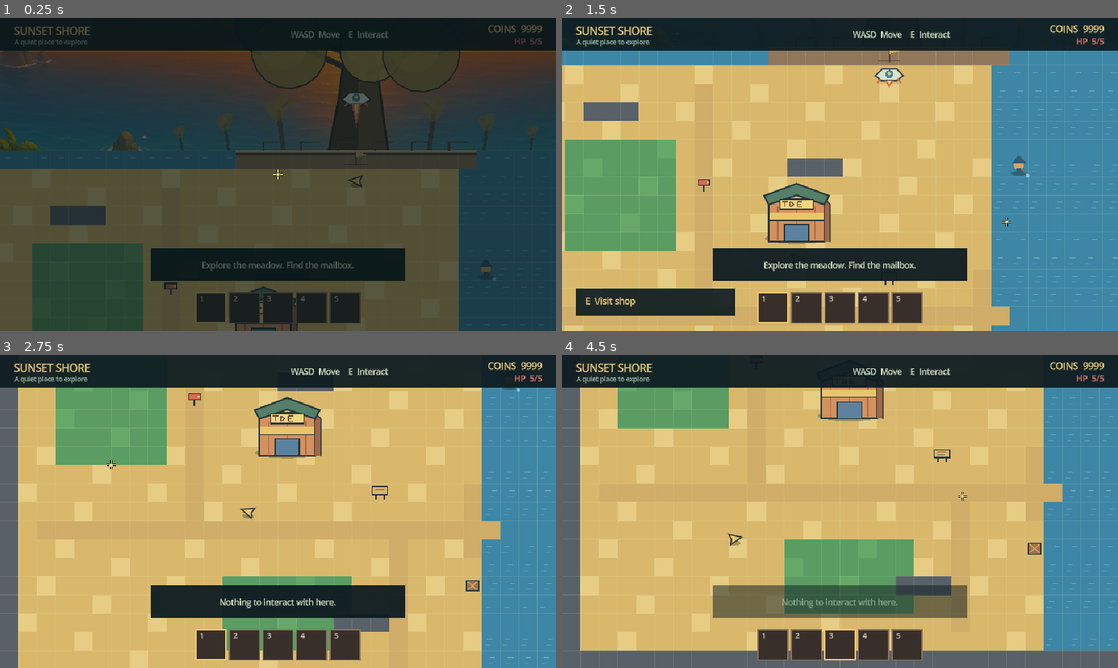
Above: before the commit, frames 1-4 (two rows, left to right).
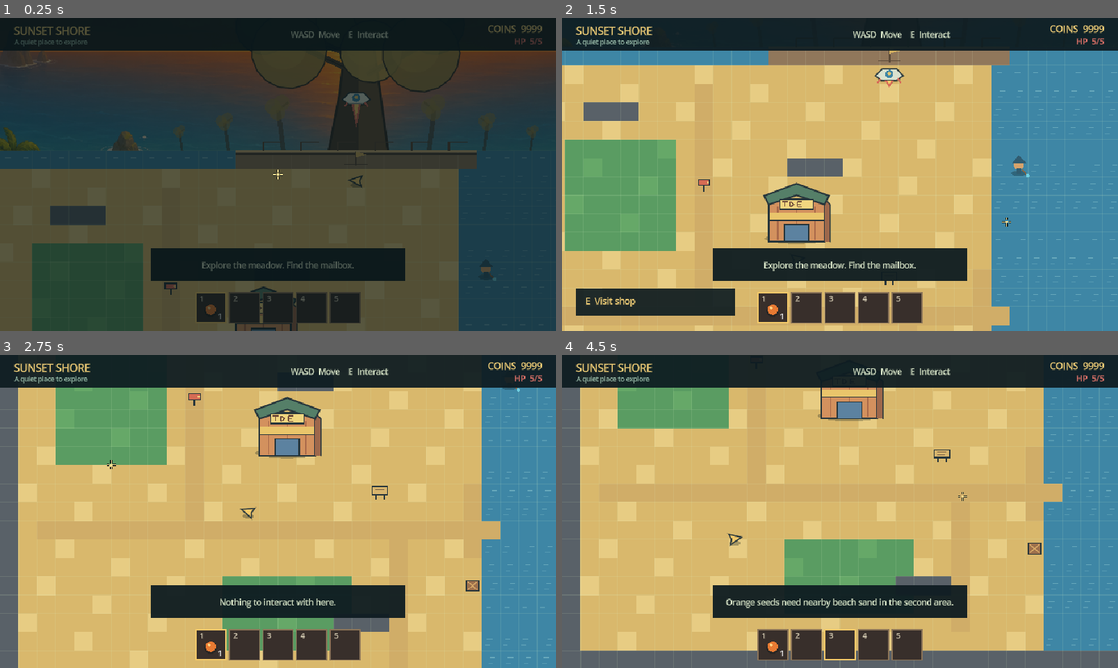
Above: after the commit, the same moments.

Repository: Neikos0493/Project_Grow
Game: Godot game, scene res://MainPond.tscn
Two runs of this game, one before a commit and one after it. Both use one fixed random seed, a clock stepped at 60 frames per second and the inputs below. This scene is started directly instead of the project's main scene.
Inputs (mouse positions are in pixels of both pictures, inside the frame that each line leads up to):
- Up to frame 1 (0.25 s): no input
- Up to frame 2 (1.5 s): tap Enter (ui_accept) at 0.5, 0.77 s; move the mouse to (812, 237) at 0.52 s; press the mouse at (812, 237) at 0.53 s; hold W (move_up) from 0.53 s (still down); move the mouse to (1006, 221) at 1.27 s; release the mouse at (1006, 221) at 1.28 s; click (1006, 221) at 1.35 s
- Up to frame 3 (2.75 s): tap Enter (ui_accept) at 1.52 s; move the mouse to (111, 464) at 2.02 s; release W (move_up) at 2.03 s; hold A (move_left) from 2.03 s (still down); hold E (interact) from 2.03 s (still down); click (111, 464) at 2.3 s
- Up to frame 4 (4.5 s): move the mouse to (867, 511) at 2.77 s; release E (interact) at 2.78 s; tap 1 at 2.85 s; tap Enter (ui_accept) at 3.02, 3.77 s; click (867, 511) at 3.05 s; move the mouse to (756, 433) at 3.52 s; release A (move_left) at 3.53 s; press the mouse at (756, 433) at 3.53 s; hold S (move_down) 3.53-4.28 s; tap 2 at 3.6 s; move the mouse to (962, 495) at 4.27 s; release the mouse at (962, 495) at 4.28 s; hold D (move_right) from 4.28 s (still down); tap 3 at 4.35 s

The runs differ from the first frame. In frame 1, less than 0.1% of the frame differs, in the area x 37-40%, y 91-97%; in frame 2, less than 0.1%; in frame 3, less than 0.1%; in frame 4, 4.8%, in the area x 27-73%, y 73-97%.

Commit message:
Add orange cactus seed enemy

Diff:
--- a/scripts/game_state.gd
+++ b/scripts/game_state.gd
@@ -4,6 +4,7 @@
 var has_inventory_snapshot := false
 var inventory_slots: Array[Dictionary] = []
 var selected_slot := 0
+var orange_seed_granted := false
 
 func capture_inventory(inventory: MeadowInventory) -> void:
 	inventory_slots.clear()
@@ -35,3 +36,4 @@
 	has_inventory_snapshot = false
 	inventory_slots.clear()
 	selected_slot = 0
+	orange_seed_granted = false
--- a/scripts/inventory.gd
+++ b/scripts/inventory.gd
@@ -51,6 +51,17 @@
 		"sell_price": 25,
 		"buy_price": 50,
 		"description": "Swings a short yellow blade that lightly knocks back monsters.",
+	},
+	"orange_seed": {
+		"name": "Orange Seed",
+		"consumable": true,
+		"droppable": true,
+		"show_count": true,
+		"max_stack": MAX_STACK,
+		"icon": "orange_seed",
+		"sell_price": 4,
+		"buy_price": 8,
+		"description": "Plant it in beach sand to grow a fan-leaf cactus.",
 	},
 	"blue_seed": {
 		"name": "Blue Seed",
@@ -144,6 +155,7 @@
 			"yellow_ball": return "黄色球"
 			"melee_weapon": return "草甸之刃"
 			"plant": return "植物"
+			"orange_seed": return "橙色种子"
 			"blue_seed": return "蓝色种子"
 			"quest_item_1": return "任务道具 1"
 	return str(get_item_definition(item_id).get("name", item_id))
@@ -156,6 +168,7 @@
 			"yellow_ball": return "向草甸发射明亮的投射物。"
 			"melee_weapon": return "挥舞黄色短刃，轻微击退怪物。"
 			"plant": return "成熟植物，可以在商店出售。"
+			"orange_seed": return "种在沙地上，长成会发射扇形弹幕的仙人掌。"
 			"blue_seed": return "只能种在水里，会唤醒湖中的古老生物。"
 			"quest_item_1": return "湖中怪物留下的任务道具。"
 	return str(get_item_definition(item_id).get("description", ""))
--- a/scripts/inventory_hud.gd
+++ b/scripts/inventory_hud.gd
@@ -59,6 +59,10 @@
 		draw_circle(center + Vector2(0, 2), 11.0, Color(0.05, 0.1, 0.1, 0.35))
 		draw_circle(center, 9.0, Color("#59b35b"))
 		draw_circle(center + Vector2(-3, -3), 2.5, Color("#a3de6d"))
+	elif icon == "orange_seed":
+		draw_circle(center + Vector2(0, 2), 11.0, Color(0.05, 0.1, 0.1, 0.35))
+		draw_circle(center, 9.0, Color("#e77a32"))
+		draw_circle(center + Vector2(-3, -3), 2.5, Color("#ffd080"))
 	elif icon == "blue_seed":
 		draw_circle(center + Vector2(0, 2), 11.0, Color(0.05, 0.1, 0.1, 0.35))
 		draw_circle(center, 9.0, Color("#4b9ddd"))
--- a/scripts/main.gd
+++ b/scripts/main.gd
@@ -4,6 +4,7 @@
 
 const HOE := "hoe"
 const GREEN_SEED := "green_seed"
+const ORANGE_SEED := "orange_seed"
 const YELLOW_BALL := "yellow_ball"
 const MELEE_WEAPON := "melee_weapon"
 const PLANT := "plant"
@@ -100,6 +101,9 @@
 	inventory.inventory_changed.connect(_refresh_inventory)
 	inventory.selection_changed.connect(_refresh_inventory)
 	GameState.restore_inventory(inventory)
+	if world.level_variant == "pond" and not GameState.orange_seed_granted:
+		if inventory.try_add(ORANGE_SEED):
+			GameState.orange_seed_granted = true
 	Input.set_mouse_mode(Input.MOUSE_MODE_HIDDEN)
 	shop_panel.hide()
 	radar_panel.hide()
@@ -498,6 +502,29 @@
 				plant.queue_free()
 				return
 			_show_toast(_msg("Seed planted. It will mature in 3 seconds.", "种子已种下，3 秒后成熟。"))
+		ORANGE_SEED:
+			var sand_cell := world.get_pointer_cell(pointer, player.global_position, player.facing, ORANGE_SEED)
+			if sand_cell.x < 0 or inventory.get_selected_count() <= 0 or not world.plant_orange_seed(sand_cell):
+				_show_toast(_msg("Orange seeds need nearby beach sand in the second area.", "橙色种子需要种在第二个区域附近的沙地上。"))
+				return
+			var cactus := MeadowOrangeCactus.new()
+			plants.add_child(cactus)
+			cactus.global_position = world.cell_to_world(sand_cell)
+			cactus.setup(sand_cell, player)
+			cactus.projectile_requested.connect(_on_orange_cactus_projectile_requested)
+			cactus.died.connect(_on_plant_died)
+			cactus.matured.connect(_on_plant_matured)
+			plant_entities[sand_cell] = int(plant_entities.get(sand_cell, 0)) + 1
+			if not inventory.consume_selected():
+				var cactus_count := int(plant_entities.get(sand_cell, 0)) - 1
+				if cactus_count <= 0:
+					plant_entities.erase(sand_cell)
+				else:
+					plant_entities[sand_cell] = cactus_count
+				world.set_farm_tilled(sand_cell)
+				cactus.queue_free()
+				return
+			_show_toast(_msg("Orange seed planted. It will mature in 3 seconds.", "橙色种子已种下，3 秒后成熟。"))
 		BLUE_SEED:
 			var water_cell := world.get_water_pointer_cell(pointer, player.global_position, player.facing)
 			if water_cell.x < 0 or not world.plant_blue_seed(water_cell):
@@ -518,6 +545,12 @@
 	projectiles.add_child(projectile)
 	projectile.setup(origin, direction, get_world_2d().direct_space_state, target_mask, damage, source, tint)
 
+func _on_orange_cactus_projectile_requested(origin: Vector2, directions: Array[Vector2]) -> void:
+	if player.dead:
+		return
+	for direction in directions:
+		_spawn_projectile(origin + direction * 14.0, direction, WORLD_MASK | PLAYER_MASK, 1, null, Color("#e77a32"))
+
 func _on_plant_matured(cell: Vector2i) -> void:
 	world.set_farm_tilled(cell)
 
--- /dev/null
+++ b/scripts/orange_cactus.gd
@@ -0,0 +1,126 @@
+class_name MeadowOrangeCactus
+extends CharacterBody2D
+## Slow sand cactus that wanders and fires a leaf-fan volley at nearby players.
+
+signal matured(cell: Vector2i)
+signal projectile_requested(origin: Vector2, directions: Array[Vector2])
+signal died(cell: Vector2i, position: Vector2)
+
+const GROW_TIME := 3.0
+const MAX_HEALTH := 5
+const ATTACK_RANGE := 230.0
+const MOVE_SPEED := 28.0
+const WANDER_INTERVAL := 2.4
+const VOLLEY_COOLDOWN := 1.6
+const VOLLEY_COUNT := 5
+const VOLLEY_SPREAD := 0.9
+
+var cell := Vector2i.ZERO
+var target: MeadowPlayer
+var health := MAX_HEALTH
+var age := 0.0
+var mature := false
+var dead := false
+var wander_timer := 0.0
+var volley_timer := 0.8
+var facing := Vector2.RIGHT
+var wander_direction := Vector2.ZERO
+var leaf_wave := 0.0
+
+func setup(plant_cell: Vector2i, player_target: MeadowPlayer) -> void:
+	cell = plant_cell
+	target = player_target
+	wander_timer = randf_range(0.5, WANDER_INTERVAL)
+	queue_redraw()
+
+func _ready() -> void:
+	collision_layer = 4
+	collision_mask = 1
+	var shape_node := CollisionShape2D.new()
+	var circle := CircleShape2D.new()
+	circle.radius = 14.0
+	shape_node.shape = circle
+	add_child(shape_node)
+	queue_redraw()
+
+func _physics_process(delta: float) -> void:
+	if dead:
+		return
+	age += delta
+	if not mature:
+		if age >= GROW_TIME:
+			mature = true
+			matured.emit(cell)
+			queue_redraw()
+		return
+	if not is_instance_valid(target) or target.dead:
+		velocity = Vector2.ZERO
+		return
+	leaf_wave += delta * 10.0
+	wander_timer -= delta
+	volley_timer = maxf(0.0, volley_timer - delta)
+	if wander_timer <= 0.0:
+		wander_timer = WANDER_INTERVAL
+		wander_direction = Vector2.from_angle(randf_range(0.0, TAU))
+	if wander_direction.length_squared() > 0.01:
+		velocity = wander_direction * MOVE_SPEED
+		facing = wander_direction
+		move_and_slide()
+	else:
+		velocity = Vector2.ZERO
+	var target_offset := target.global_position - global_position
+	if volley_timer <= 0.0 and target_offset.length() <= ATTACK_RANGE:
+		volley_timer = VOLLEY_COOLDOWN
+		_fire_leaf_fan(target_offset.normalized())
+	queue_redraw()
+
+func _fire_leaf_fan(direction: Vector2) -> void:
+	var directions: Array[Vector2] = []
+	for index in range(VOLLEY_COUNT):
+		var ratio := float(index) / float(VOLLEY_COUNT - 1)
+		directions.append(direction.rotated(lerpf(-VOLLEY_SPREAD, VOLLEY_SPREAD, ratio)))
+	projectile_requested.emit(global_position, directions)
+
+func apply_knockback(direction: Vector2, strength: float = 52.0) -> void:
+	if dead or direction.length_squared() < 0.01:
+		return
+	global_position += direction.normalized() * strength * 0.15
+
+func take_damage(amount: int = 1) -> bool:
+	if dead or not mature or amount <= 0:
+		return false
+	health = maxi(0, health - amount)
+	queue_redraw()
+	if health > 0:
+		return true
+	dead = true
+	collision_layer = 0
+	died.emit(cell, global_position)
+	queue_free()
+	return true
+
+func _draw() -> void:
+	if not mature:
+		draw_shadow_ellipse(Vector2(0, 8), Vector2(13, 5), Color(0.05, 0.1, 0.1, 0.28))
+		draw_circle(Vector2(-5, -5), 8.0, Color("#e77a32"))
+		draw_circle(Vector2(5, -6), 8.0, Color("#f29a3d"))
+		return
+	var leaf_bob := sin(leaf_wave) * 2.0
+	draw_shadow_ellipse(Vector2(0, 10), Vector2(17, 6), Color(0.05, 0.1, 0.1, 0.34))
+	draw_line(Vector2(0, 10), Vector2(0, -11), Color("#6f3d2b"), 6.0)
+	draw_circle(Vector2(0, -13), 14.0, Color("#e77a32"))
+	draw_circle(Vector2(-14, -14 + leaf_bob), 11.0, Color("#f29a3d"))
+	draw_circle(Vector2(14, -14 - leaf_bob), 11.0, Color("#f29a3d"))
+	draw_arc(Vector2(-14, -14 + leaf_bob), 11.0, -PI * 0.8, PI * 0.8, 16, Color("#8f4b2e"), 2.0)
+	draw_arc(Vector2(14, -14 - leaf_bob), 11.0, PI * 0.2, PI * 1.8, 16, Color("#8f4b2e"), 2.0)
+	if target != null and target.global_position.distance_to(global_position) <= ATTACK_RANGE:
+		draw_arc(Vector2(0, -13), ATTACK_RANGE, -VOLLEY_SPREAD, VOLLEY_SPREAD, 24, Color(0.95, 0.55, 0.2, 0.14), 1.0, true)
+	for index in range(health):
+		draw_circle(Vector2(-8 + index * 4, -34), 1.8, Color("#f6c15a"))
+
+func draw_shadow_ellipse(center: Vector2, radii: Vector2, color: Color) -> void:
+	var points := PackedVector2Array()
+	for index in range(25):
+		var angle := TAU * float(index) / 24.0
+		points.append(center + Vector2(cos(angle) * radii.x, sin(angle) * radii.y))
+	draw_colored_polygon(points, color)
--- a/scripts/world.gd
+++ b/scripts/world.gd
@@ -227,7 +227,10 @@
 	var cell := world_to_cell(mouse_world)
 	if not _is_in_bounds(cell) or _is_prop_cell(cell):
 		return Vector2i(-1, -1)
-	if mode == "hoe":
+	if mode == "orange_seed":
+		if level_variant != "pond" or cells[cell.y][cell.x] != SAND or farm_tiles.has(cell):
+			return Vector2i(-1, -1)
+	elif mode == "hoe":
 		if cells[cell.y][cell.x] != GRASS or farm_tiles.has(cell):
 			return Vector2i(-1, -1)
 	else:
@@ -256,6 +259,13 @@
 	if int(farm_tiles[cell].get("state", -1)) != FARM_TILLED:
 		return false
 	farm_tiles[cell]["state"] = FARM_SEEDED
+	queue_redraw()
+	return true
+
+func plant_orange_seed(cell: Vector2i) -> bool:
+	if level_variant != "pond" or not _is_in_bounds(cell) or cells[cell.y][cell.x] != SAND or farm_tiles.has(cell):
+		return false
+	farm_tiles[cell] = {"state": FARM_SEEDED}
 	queue_redraw()
 	return true
 
Not shown, added: scripts/orange_cactus.gd.uid
